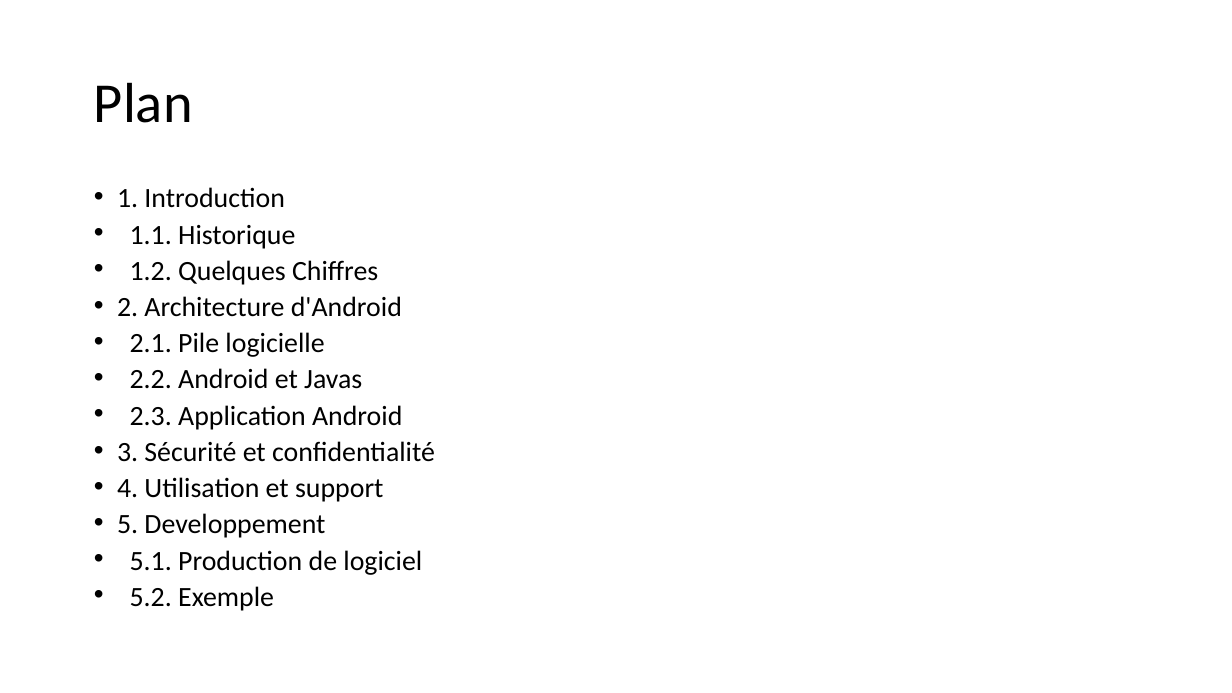
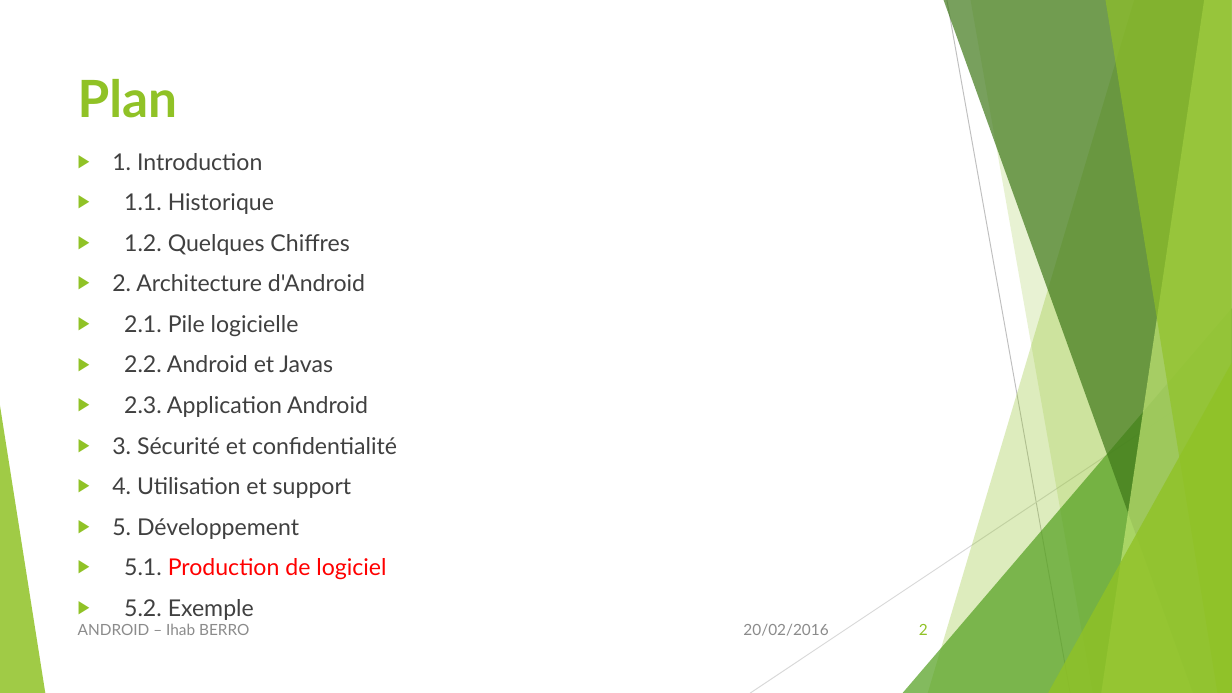
Before and after one commit to iberro/SMB214, a slide deck: slide 2 of Android.pptx. Drawn at 1232x693 pixels with LibreOffice and Linux fonts; fonts in the diff are those of the drawing. Boxes give left, top, right and bottom in pixels: in the first picture for what was removed or moved away, otherwise in the second. Text is boxed around its words. In the diff, an @@ line names an element or a change of style, - is before the commit and + after.

```diff
--- a/Android.pptx
+++ b/Android.pptx
@@ title "Plan": place and size @@
-title "Plan" at <box>94,82,193,123</box>
+title "Plan" at <box>78,79,177,118</box>
@@ title "Plan" at <box>78,79,177,118</box>: size 44 to 40 pt, font Calibri to Lato, text colour #000000 to #90C226, bold on; line spacing 0.9 to 1; vertical alignment middle to top @@
@@ text "1. Introduction": place and size @@
-text "1. Introduction" at <box>117,187,435,611</box>
+text "1. Introduction" at <box>112,153,397,620</box>
@@ text at <box>112,153,397,620</box>: size 21.7 to 18 pt, font Calibri to Lato; text colour #000000 to #404040 in "1. Introduction", "1.1. Historique", "1.2. Quelques Chiffres", "2. Architecture d'Android" and 7 more places; text colour #000000 to #FF0000 in "Production de logiciel"; bullet • to ▶; line spacing 0.7 to 1 @@
@@ group added at <box>0,0,1232,693</box>: 5 freeform shapes, 3 triangles, 2 lines @@
@@ text at <box>112,518,299,539</box>: text changed; size 21.7 to 18 pt; font Calibri to Lato; text colour #000000 to #404040 @@
-• 5. Developpement
+▶ 5. Développement
@@ text added at <box>78,624,249,635</box>, 12 pt, text #8C8C8C @@
+ANDROID – Ihab BERRO
@@ text added at <box>743,624,828,636</box>, 12 pt, text #8C8C8C @@
+20/02/2016
@@ page number added at <box>919,624,928,635</box>, 12 pt, text #90C226 @@
+2
```
Also in this commit, not shown: 2 other slides changed, 14 slides added, 4 slides removed, 3 other files.
